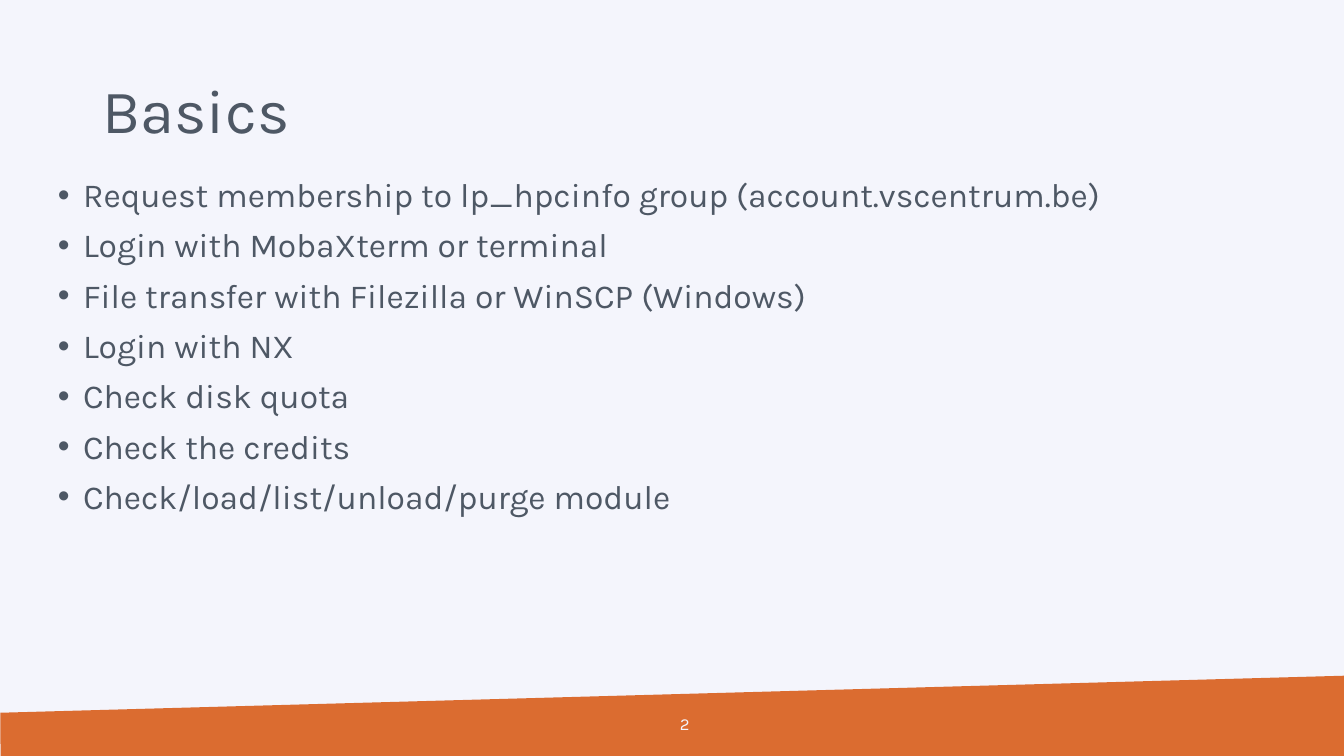
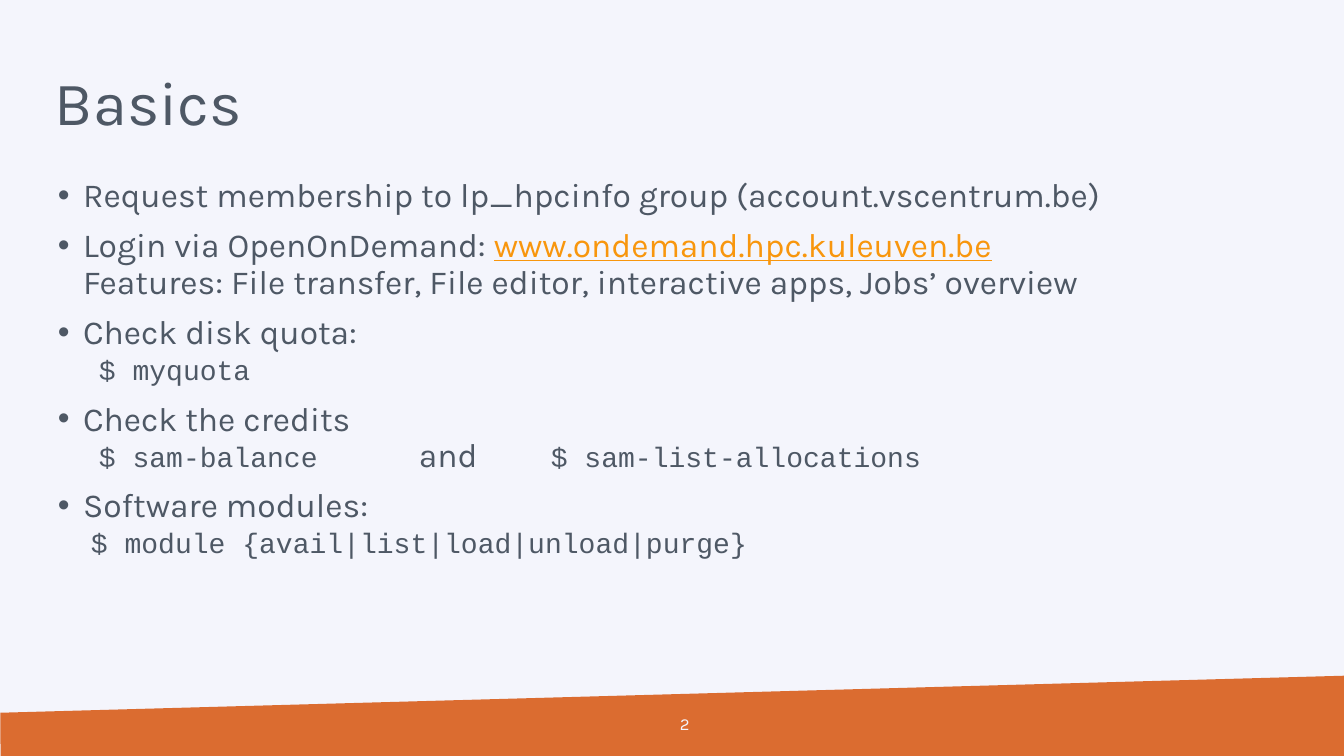
Before and after one commit to hpcleuven/HPC-intro, a slide deck: slide 2 of VSCintro-demo.pptx. Drawn at 1344x756 pixels with LibreOffice and Linux fonts; fonts in the diff are those of the drawing; background and template pictures are left out. Boxes give left, top, right and bottom in pixels: in the first picture for what was removed or moved away, otherwise in the second. Text is boxed around its words. In the diff, an @@ line names an element or a change of style, - is before the commit and + after.

```diff
--- a/VSCintro-demo.pptx
+++ b/VSCintro-demo.pptx
@@ title "Basics": place and size @@
-title "Basics" at [102, 90, 289, 134]
+title "Basics" at [55, 82, 242, 126]
@@ text at [83, 234, 1078, 559]: text changed @@
-• Login with MobaXterm or terminal
-• File transfer with Filezilla or WinSCP (Windows)
-• Login with NX
-• Check disk quota
-• Check the credits
-• Check/load/list/unload/purge module
+• Login via OpenOnDemand: www.ondemand.hpc.kuleuven.be
+  Features: File transfer, File editor, interactive apps, Jobs’ overview
+• Check disk quota:
+  $ myquota
+• Check the credits
+  $ sam-balance and $ sam-list-allocations
+• Software modules:
+  $ module {avail|list|load|unload|purge}
```
Also in this commit, not shown: 5 other slides changed.
